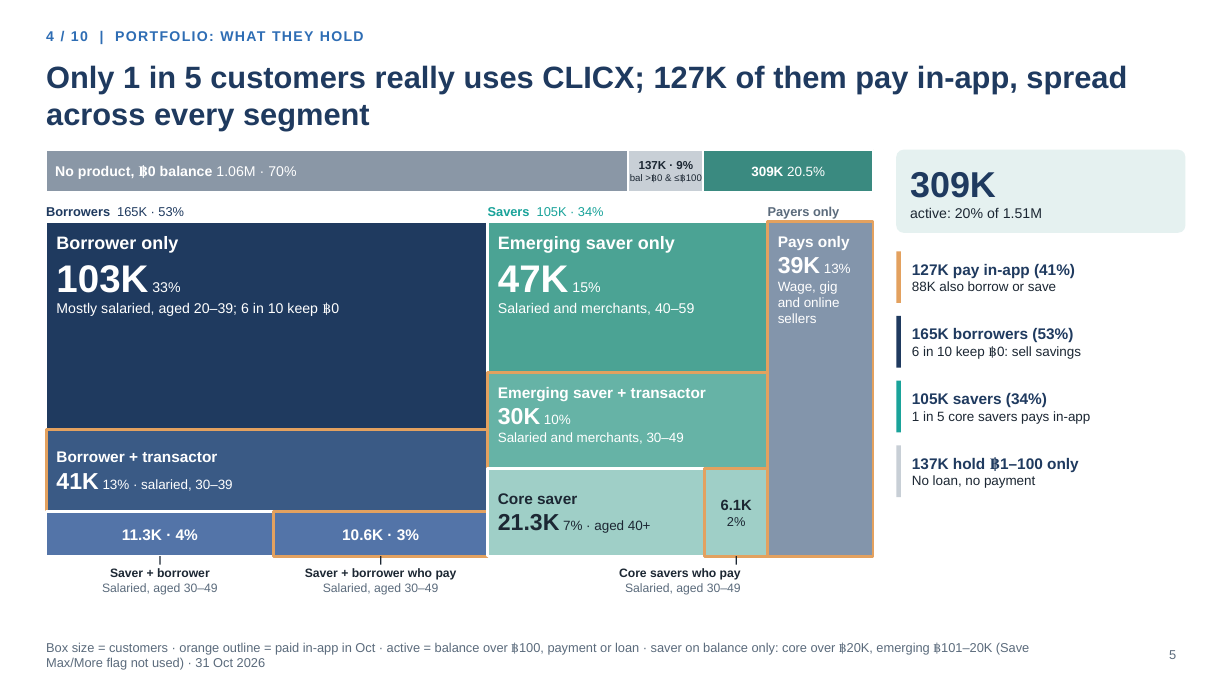
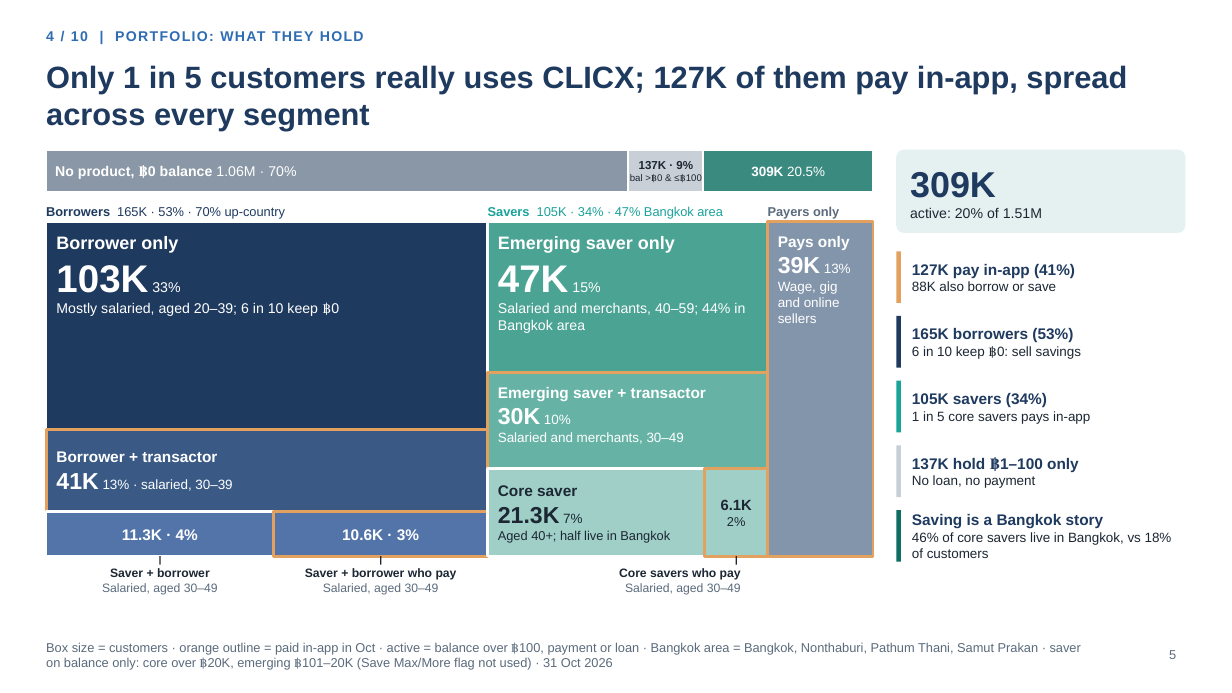
Before and after one commit to hweisim/claude_code, a slide deck: slide 5 of clicx_insights/CLICX_Storyline_v2.pptx. Drawn at 1232x693 pixels with LibreOffice and Linux fonts; fonts in the diff are those of the drawing; background and template pictures are left out. Boxes give left, top, right and bottom in pixels: in the first picture for what was removed or moved away, otherwise in the second. Text is boxed around its words. In the diff, an @@ line names an element or a change of style, - is before the commit and + after.

```diff
--- a/clicx_insights/CLICX_Storyline_v2.pptx
+++ b/clicx_insights/CLICX_Storyline_v2.pptx
@@ text at [46,207,285,219]: text changed; bold off @@
-Borrowers 165K · 53%
+Borrowers 165K · 53% · 70% up-country
@@ text at [488,206,723,219]: text changed @@
-Savers 105K · 34%
+Savers 105K · 34% · 47% Bangkok area
@@ text in rectangle at [498,303,745,333]: text changed @@
-Salaried and merchants, 40–59
+Salaried and merchants, 40–59; 44% in Bangkok area
@@ text in rectangle at [498,507,670,543]: text changed; size 10.5 to 10 pt @@
-21.3K 7% · aged 40+
+21.3K 7%
+Aged 40+; half live in Bangkok
@@ rectangle added at [897,510,901,562], fill #0F6D64 @@
@@ text added at [912,514,1172,558], 10.5 pt, text #1C2733 @@
+Saving is a Bangkok story
+46% of core savers live in Bangkok, vs 18% of customers
@@ text at [46,642,1081,670]: text changed @@
-Box size = customers · orange outline = paid in-app in Oct · active = balance over ฿100, payment or loan · saver on balance only: core over ฿20K, emerging ฿101–20K (Save Max/More flag not used) · 31 Oct 2026
+Box size = customers · orange outline = paid in-app in Oct · active = balance over ฿100, payment or loan · Bangkok area = Bangkok, Nonthaburi, Pathum Thani, Samut Prakan · saver on balance only: core over ฿20K, emerging ฿101–20K (Save Max/More flag not used) · 31 Oct 2026
```
Also in this commit, not shown: 5 other files.
